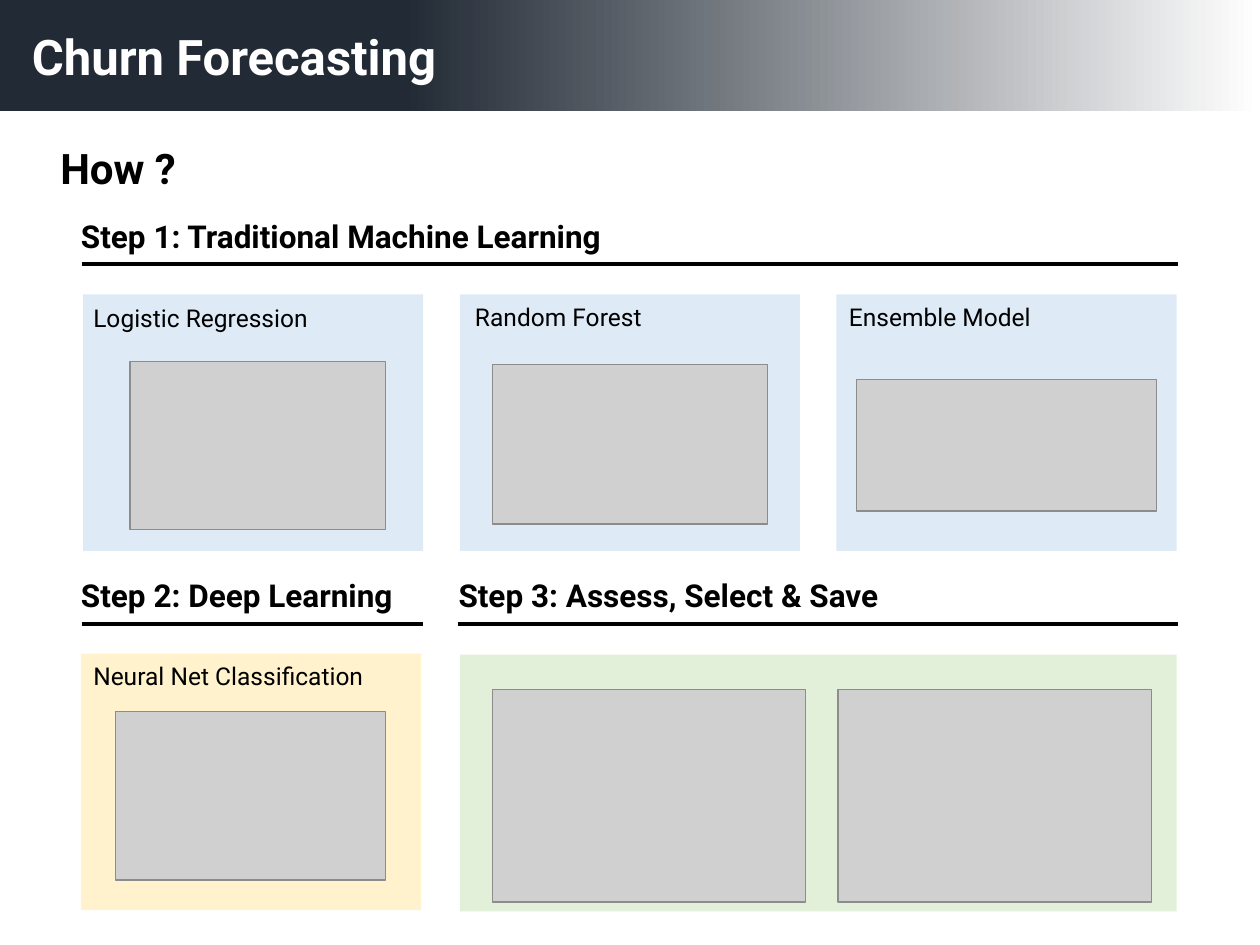
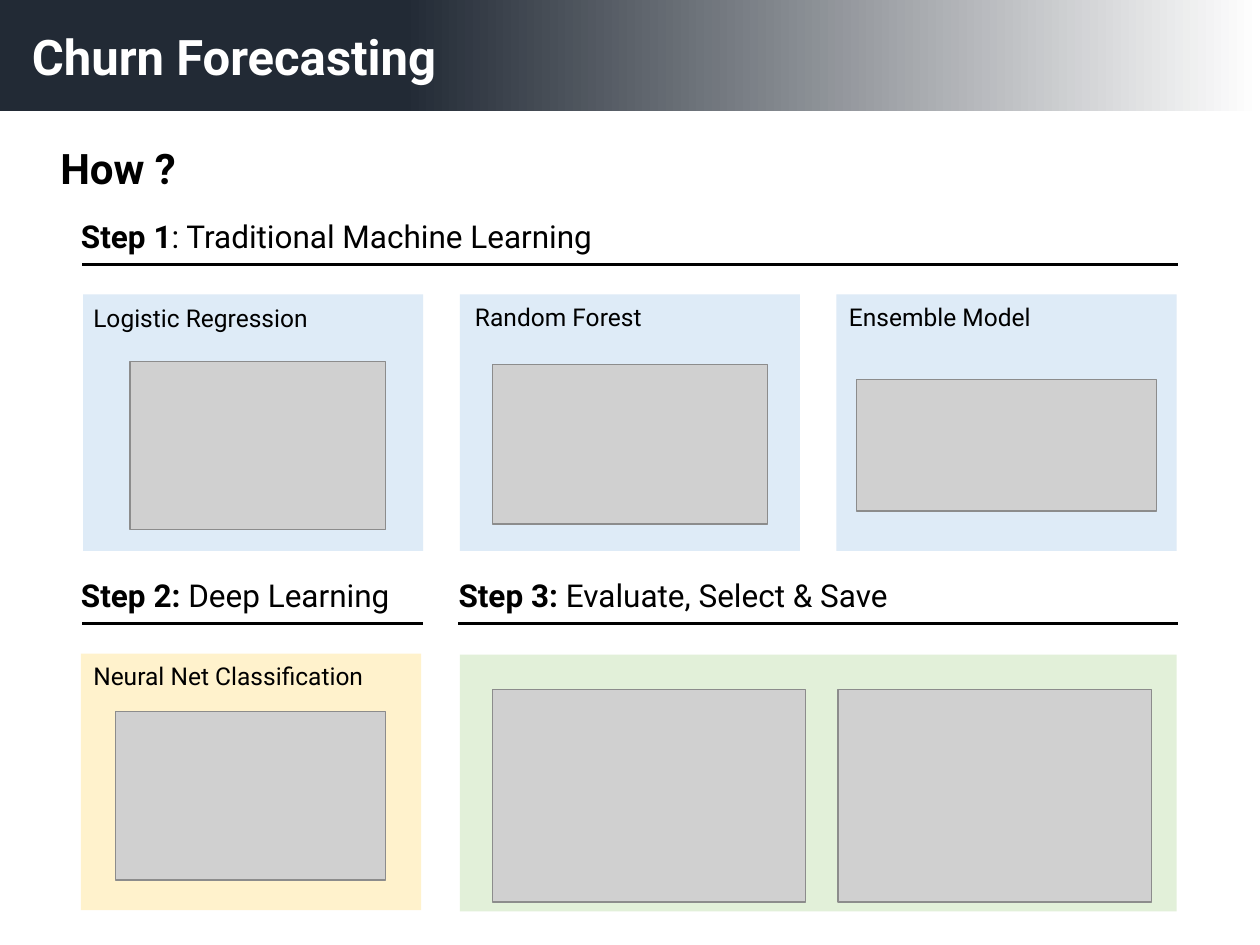
Before and after one commit to ehannell/customer_retention, a slide deck: slide 6 of Presentation Slides/Customer Retention Presentation.pptx. Drawn at 1260x945 pixels with LibreOffice and Linux fonts; fonts in the diff are those of the drawing; grey boxes stand for pictures. Boxes give left, top, right and bottom in pixels: in the first picture for what was removed or moved away, otherwise in the second. Text is boxed around its words. In the diff, an @@ line names an element or a change of style, - is before the commit and + after.

```diff
--- a/Presentation Slides/Customer Retention Presentation.pptx
+++ b/Presentation Slides/Customer Retention Presentation.pptx
@@ text "Step 1: Traditional Machine Learning" at bbox=[81, 224, 591, 255]: bold off in "1: Traditional Machine Learning" @@
@@ text "Step 2: Deep Learning" at bbox=[81, 584, 389, 614]: bold off in "Deep Learning" @@
@@ text at bbox=[459, 583, 887, 614]: text changed; bold off @@
-Step 3: Assess, Select & Save
+Step 3: Evaluate, Select & Save
```
Also in this commit, not shown: 4 other slides changed, 2 other files.
